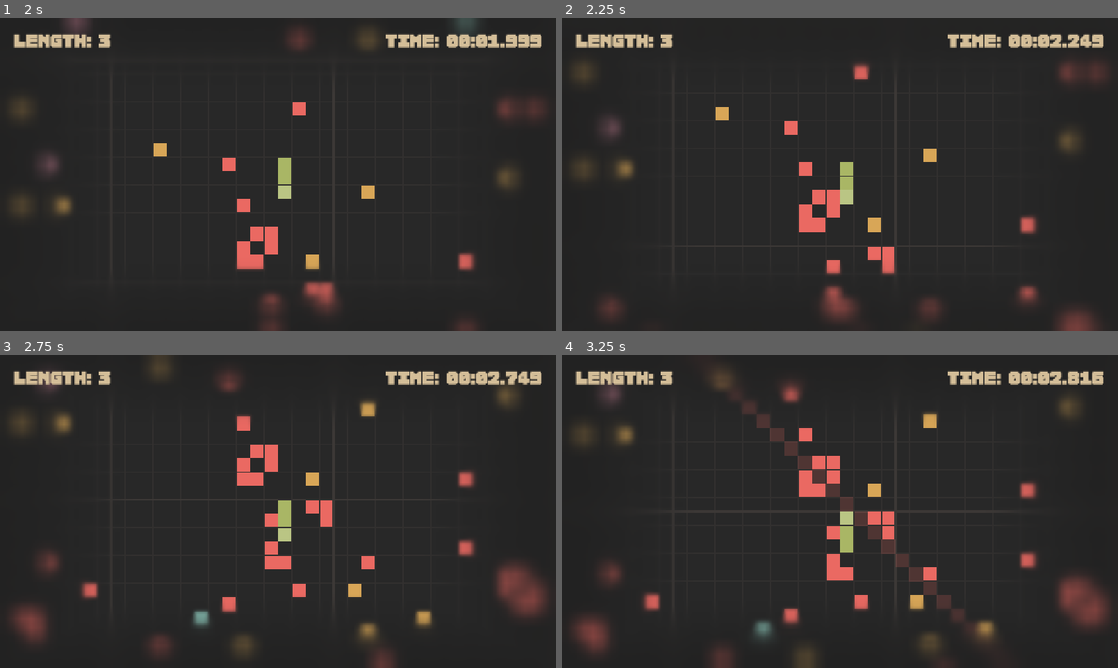
Above: before the commit, frames 1-4 (two rows, left to right).
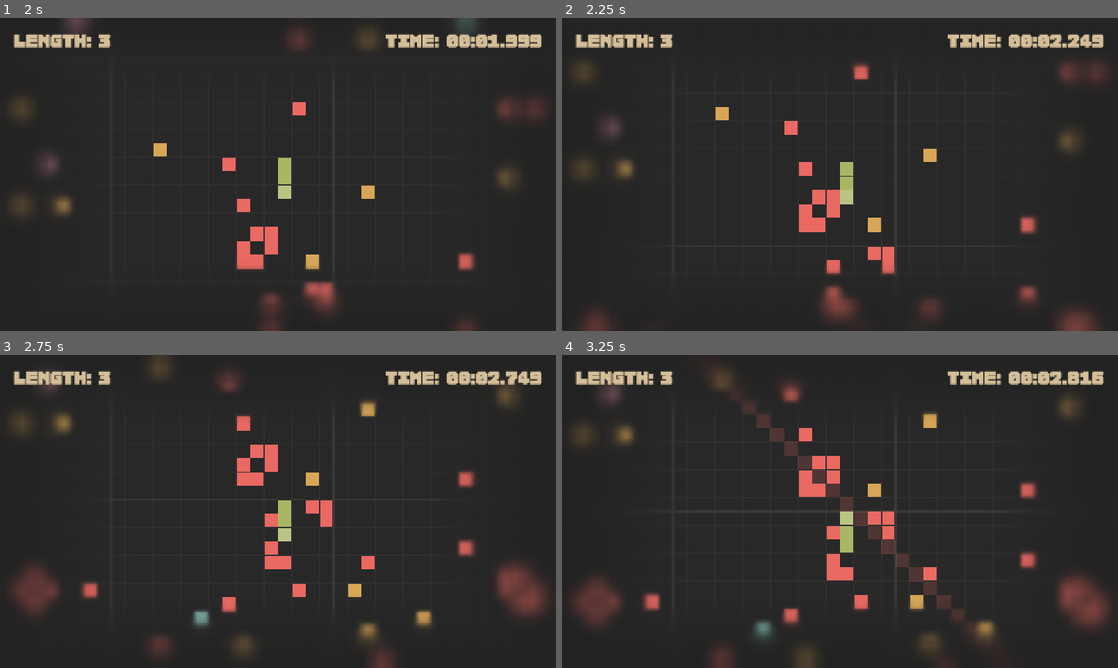
Above: after the commit, the same moments.

Repository: Shh37/Serbent
Game: Godot game, scene res://scenes/Main.tscn
Same seed, same stepped clock (60 frames per second), same inputs: the game is played once before the commit and once after it.
Inputs:
- Up to frame 1 (2 s): tap Enter at 0.5 s; hold Right (ui_right) 0.53-1.28 s; hold Enter 0.53-1.28 s; tap Space at 0.77, 1.52 s; hold Down (ui_down) from 1.28 s (still down); tap Keypad Enter at 1.35 s
- Up to frame 2 (2.25 s): release Down (ui_down) at 2.03 s; hold Right (ui_right) from 2.03 s (still down); hold Enter from 2.03 s (still down)
- Up to frame 3 (2.75 s): keep holding Right (ui_right); keep holding Enter
- Up to frame 4 (3.25 s): release Right (ui_right) at 2.78 s; release Enter at 2.78 s; hold Up (ui_up) from 2.78 s (still down); tap Keypad Enter at 2.85 s; tap Space at 3.02 s

Frame 1 is identical in both runs. In frame 2, 0.3% of the frame differs, in the area x 3-11%, y 89-100%; in frame 3, 1.4%; in frame 4, 1.4%, in the area x 1-11%, y 66-96%.

Commit message:
feat: 3x3と5x5のバツを追加

Diff:
--- a/scripts/Chunk.gd
+++ b/scripts/Chunk.gd
@@ -119,14 +119,18 @@
 
 			var offsets = []
 			var type_r = randf()
-			if type_r > 0.85:
+			if type_r > 0.9:
+				# X patterns (3x3 or 5x5)
+				var radius = randi_range(1, 2)
+				offsets = get_x_offsets(radius, false)
+			elif type_r > 0.8:
 				# 5x5 Cross (hollow center)
 				offsets = get_cross_offsets(2, true)
-			elif type_r > 0.7:
+			elif type_r > 0.65:
 				# 5x5 Corner patterns
 				var p_name = "corner_5x5_1" if randf() > 0.5 else "corner_5x5_2"
 				offsets = get_pattern_offsets(p_name)
-			elif type_r > 0.5:
+			elif type_r > 0.45:
 				# 3x3 Diagonal patterns
 				var p_name = "diag_1" if randf() > 0.5 else "diag_2"
 				offsets = get_pattern_offsets(p_name)
@@ -212,5 +216,16 @@
 			]
 	return offsets
 
+func get_x_offsets(radius: int, hollow: bool = false) -> Array:
+	var offsets = []
+	for i in range(-radius, radius + 1):
+		if i == 0:
+			if not hollow:
+				offsets.append(Vector2i(0, 0))
+			continue
+		offsets.append(Vector2i(i, i))
+		offsets.append(Vector2i(i, -i))
+	return offsets
+
 func _exit_tree():
 	pass
